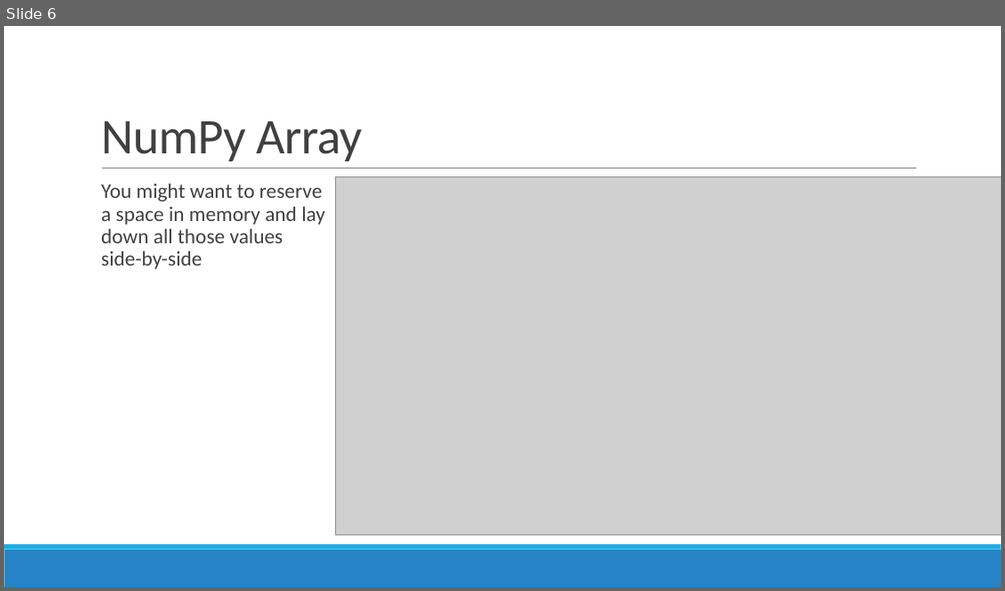
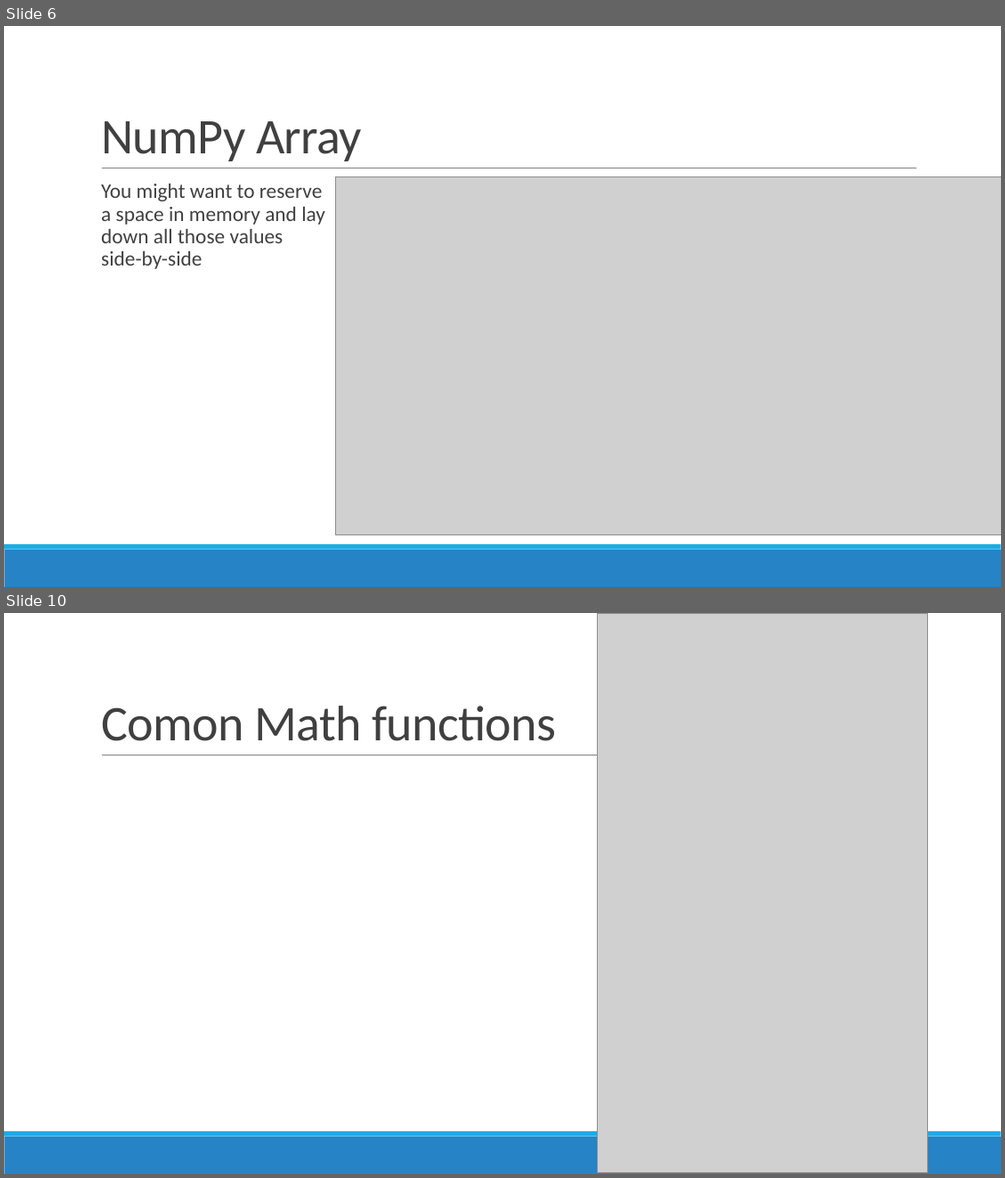
Before and after one commit to steven-king/mj583, a slide deck: class-08-numpy+pandas/numpy-pandas.pptx. Shown one above the other, each under a label of ours: slide 6 before the commit, slides 6 and 10 after it; the slides between them are not shown. The pictures are 1005x591 and 1005x1178 pixels, drawn with LibreOffice and Linux fonts; fonts in the diff are those of the drawing; grey boxes stand for pictures. Boxes give left, top, right and bottom in pixels: in the first picture for what was removed or moved away, otherwise in the second. Text is boxed around its words. In the diff, an @@ line names an element or a change of style, - is before the commit and + after.

```diff
--- a/class-08-numpy+pandas/numpy-pandas.pptx
+++ b/class-08-numpy+pandas/numpy-pandas.pptx
@@ slide 10 added at bbox=[4, 613, 1001, 1174], background #FFFFFF; not listed: 3 template elements that a slide beside it also shows @@
@@ picture added at bbox=[597, 613, 928, 1172] @@
@@ title added at bbox=[101, 706, 556, 741], 48 pt, text #404040 @@
+Comon Math functions
```
Also in this commit, not shown: 8 other slides added, 2 other files.
